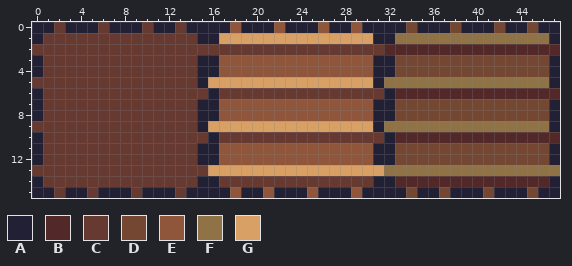
Two versions of one pixel-art sprite, sprites/plot.png. That is the earlier state.
The file is 48x16 pixels.
Palette (. is transparent): A #222034  B #522828  C #663931  D #734732  E #8f563b  F #8f7245  G #d9a066
Pixels before, first column x 0:
 0 AACAAACAAACAACAAAAEAAAEAAAEAAEAAAADAAADAAADAADAA
 1 ACCCCCCCCCCCCCCAAGGGGGGGGGGGGGGAAFFFFFFFFFFFFFFA
 2 CCCCCCCCCCCCCCCCCCCCCCCCCCCCCCCCBBBBBBBBBBBBBBBB
 3 ACCCCCCCCCCCCCCAAEEEEEEEEEEEEEEAADDDDDDDDDDDDDDA
 4 ACCCCCCCCCCCCCCAAEEEEEEEEEEEEEEAADDDDDDDDDDDDDDA
 5 CCCCCCCCCCCCCCCAGGGGGGGGGGGGGGGAFFFFFFFFFFFFFFFA
 6 ACCCCCCCCCCCCCCCACCCCCCCCCCCCCCCABBBBBBBBBBBBBBB
 7 ACCCCCCCCCCCCCCAAEEEEEEEEEEEEEEAADDDDDDDDDDDDDDA
 8 ACCCCCCCCCCCCCCAAEEEEEEEEEEEEEEAADDDDDDDDDDDDDDA
 9 CCCCCCCCCCCCCCCAGGGGGGGGGGGGGGGAFFFFFFFFFFFFFFFA
10 ACCCCCCCCCCCCCCCACCCCCCCCCCCCCCCABBBBBBBBBBBBBBB
11 ACCCCCCCCCCCCCCAAEEEEEEEEEEEEEEAADDDDDDDDDDDDDDA
12 ACCCCCCCCCCCCCCAAEEEEEEEEEEEEEEAADDDDDDDDDDDDDDA
13 CCCCCCCCCCCCCCCCGGGGGGGGGGGGGGGGFFFFFFFFFFFFFFFF
14 ACCCCCCCCCCCCCCAACCCCCCCCCCCCCCAABBBBBBBBBBBBBBA
15 AACAACAAACAAACAAAAEAAEAAAEAAAEAAAADAADAAADAAADAA
After the commit:
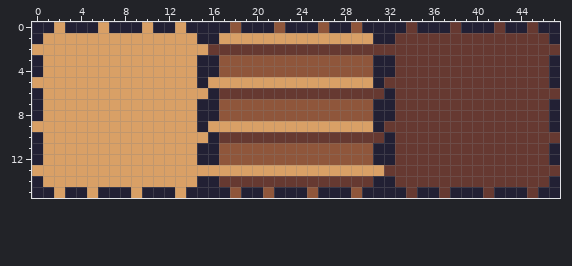
Changes in this commit:
{"y":0,"x":2,"old":"C","new":"G"}
{"y":0,"x":6,"old":"C","new":"G"}
{"y":0,"x":10,"old":"C","new":"G"}
{"y":0,"x":13,"old":"C","new":"G"}
{"y":0,"x":34,"old":"D","new":"C"}
{"y":0,"x":38,"old":"D","new":"C"}
{"y":0,"x":42,"old":"D","new":"C"}
{"y":0,"x":45,"old":"D","new":"C"}
{"y":1,"x":1,"old":"CCCCCCCCCCCCCC","new":"GGGGGGGGGGGGGG"}
{"y":1,"x":33,"old":"FFFFFFFFFFFFFF","new":"CCCCCCCCCCCCCC"}
{"y":2,"x":0,"old":"CCCCCCCCCCCCCCCC","new":"GGGGGGGGGGGGGGGG"}
{"y":2,"x":32,"old":"BBBBBBBBBBBBBBBB","new":"CCCCCCCCCCCCCCCC"}
{"y":3,"x":1,"old":"CCCCCCCCCCCCCC","new":"GGGGGGGGGGGGGG"}
{"y":3,"x":33,"old":"DDDDDDDDDDDDDD","new":"CCCCCCCCCCCCCC"}
{"y":4,"x":1,"old":"CCCCCCCCCCCCCC","new":"GGGGGGGGGGGGGG"}
{"y":4,"x":33,"old":"DDDDDDDDDDDDDD","new":"CCCCCCCCCCCCCC"}
{"y":5,"x":0,"old":"CCCCCCCCCCCCCCC","new":"GGGGGGGGGGGGGGG"}
{"y":5,"x":32,"old":"FFFFFFFFFFFFFFF","new":"CCCCCCCCCCCCCCC"}
{"y":6,"x":1,"old":"CCCCCCCCCCCCCCC","new":"GGGGGGGGGGGGGGG"}
{"y":6,"x":33,"old":"BBBBBBBBBBBBBBB","new":"CCCCCCCCCCCCCCC"}
{"y":7,"x":1,"old":"CCCCCCCCCCCCCC","new":"GGGGGGGGGGGGGG"}
{"y":7,"x":33,"old":"DDDDDDDDDDDDDD","new":"CCCCCCCCCCCCCC"}
{"y":8,"x":1,"old":"CCCCCCCCCCCCCC","new":"GGGGGGGGGGGGGG"}
{"y":8,"x":33,"old":"DDDDDDDDDDDDDD","new":"CCCCCCCCCCCCCC"}
{"y":9,"x":0,"old":"CCCCCCCCCCCCCCC","new":"GGGGGGGGGGGGGGG"}
{"y":9,"x":32,"old":"FFFFFFFFFFFFFFF","new":"CCCCCCCCCCCCCCC"}
{"y":10,"x":1,"old":"CCCCCCCCCCCCCCC","new":"GGGGGGGGGGGGGGG"}
{"y":10,"x":33,"old":"BBBBBBBBBBBBBBB","new":"CCCCCCCCCCCCCCC"}
{"y":11,"x":1,"old":"CCCCCCCCCCCCCC","new":"GGGGGGGGGGGGGG"}
{"y":11,"x":33,"old":"DDDDDDDDDDDDDD","new":"CCCCCCCCCCCCCC"}
{"y":12,"x":1,"old":"CCCCCCCCCCCCCC","new":"GGGGGGGGGGGGGG"}
{"y":12,"x":33,"old":"DDDDDDDDDDDDDD","new":"CCCCCCCCCCCCCC"}
{"y":13,"x":0,"old":"CCCCCCCCCCCCCCCC","new":"GGGGGGGGGGGGGGGG"}
{"y":13,"x":32,"old":"FFFFFFFFFFFFFFFF","new":"CCCCCCCCCCCCCCCC"}
{"y":14,"x":1,"old":"CCCCCCCCCCCCCC","new":"GGGGGGGGGGGGGG"}
{"y":14,"x":33,"old":"BBBBBBBBBBBBBB","new":"CCCCCCCCCCCCCC"}
{"y":15,"x":2,"old":"C","new":"G"}
{"y":15,"x":5,"old":"C","new":"G"}
{"y":15,"x":9,"old":"C","new":"G"}
{"y":15,"x":13,"old":"C","new":"G"}
{"y":15,"x":34,"old":"D","new":"C"}
{"y":15,"x":37,"old":"D","new":"C"}
{"y":15,"x":41,"old":"D","new":"C"}
{"y":15,"x":45,"old":"D","new":"C"}
{"label":"changed","picture_box":[32,22,208,198]}
{"label":"changed","picture_box":[384,22,560,198]}
